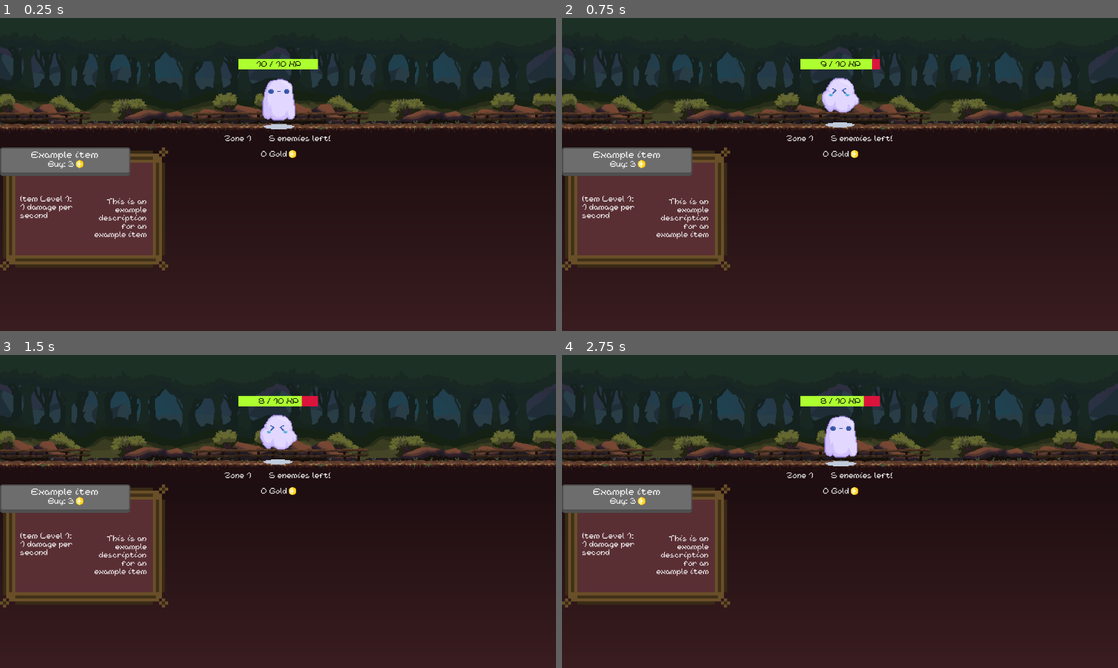
Above: before the commit, frames 1-4 (two rows, left to right).
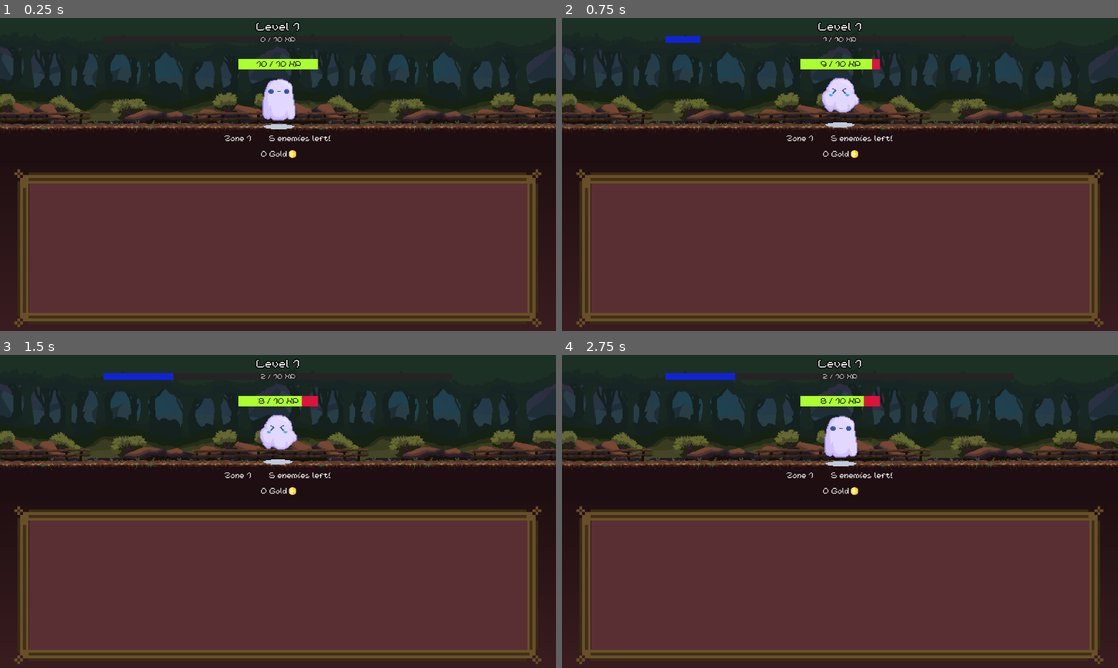
Above: after the commit, the same moments.

Repository: TTTaevas/SwordVenture
Game: Godot game, scene res://game.tscn
Same seed, same stepped clock (60 frames per second), same inputs: the game is played once before the commit and once after it.
Inputs (mouse positions are in pixels of both pictures, inside the frame that each line leads up to):
- Up to frame 1 (0.25 s): no input
- Up to frame 2 (0.75 s): tap Enter at 0.5 s; move the mouse to (840, 102) at 0.52 s; click (840, 102) at 0.67 s
- Up to frame 3 (1.5 s): tap Space at 1.25 s; move the mouse to (166, 527) at 1.27 s; click (166, 527) at 1.42 s
- Up to frame 4 (2.75 s): tap Enter at 2 s; move the mouse to (895, 442) at 2.02 s; click (895, 442) at 2.17 s

The runs differ from the first frame. In frame 1, 42% of the frame differs, in the area x 0-98%, y 1-99%; in frame 2, 42%; in frame 3, 42%; in frame 4, 42%.

Commit message:
damn we designing now

Diff:
--- a/enemy.tscn
+++ b/enemy.tscn
@@ -1,6 +1,6 @@
 [gd_scene load_steps=2 format=3 uid="uid://fsm14h585y6t"]
 
-[ext_resource type="Script" path="res://Enemy.gd" id="1_rcq4w"]
+[ext_resource type="Script" path="res://enemy.gd" id="1_rcq4w"]
 
 [node name="Enemy" type="Area2D"]
 position = Vector2(1, 1)
--- a/enemy_screen.tscn
+++ b/enemy_screen.tscn
@@ -1,8 +1,9 @@
-[gd_scene load_steps=4 format=3 uid="uid://f06seee5et7e"]
+[gd_scene load_steps=5 format=3 uid="uid://f06seee5et7e"]
 
 [ext_resource type="Script" path="res://enemy_screen.gd" id="1_4muio"]
 [ext_resource type="PackedScene" uid="uid://2lhc2v1sp8vg" path="res://background.tscn" id="2_wk1xv"]
 [ext_resource type="LabelSettings" uid="uid://cpuux455m0mhe" path="res://font.tres" id="3_giub2"]
+[ext_resource type="PackedScene" uid="uid://iwi5ikm0uld6" path="res://level.tscn" id="4_f8fu2"]
 
 [node name="Enemy_screen" type="Node2D"]
 script = ExtResource("1_4muio")
@@ -25,3 +26,9 @@
 offset_bottom = 298.0
 text = "15 enemies left!"
 label_settings = ExtResource("3_giub2")
+
+[node name="Level" parent="." instance=ExtResource("4_f8fu2")]
+offset_left = 256.0
+offset_top = 23.0
+offset_right = 256.0
+offset_bottom = 23.0
--- a/health.tscn
+++ b/health.tscn
@@ -1,8 +1,8 @@
 [gd_scene load_steps=6 format=3 uid="uid://8gy7utnbwl6v"]
 
-[ext_resource type="Script" path="res://Health.gd" id="1_7ec54"]
 [ext_resource type="Texture2D" uid="uid://chuqjfohskl7s" path="res://sprites/healthbar_empty.png" id="1_ycd3f"]
 [ext_resource type="Texture2D" uid="uid://car6splam6lsu" path="res://sprites/healthbar_full.png" id="2_qn6k8"]
+[ext_resource type="Script" path="res://health.gd" id="3_1nh6o"]
 [ext_resource type="FontFile" uid="uid://kr3d464f7640" path="res://NineteenNinetySix-lWzq.ttf" id="4_a1dqm"]
 
 [sub_resource type="LabelSettings" id="LabelSettings_tscqr"]
@@ -16,7 +16,7 @@
 value = 50.0
 texture_under = ExtResource("1_ycd3f")
 texture_progress = ExtResource("2_qn6k8")
-script = ExtResource("1_7ec54")
+script = ExtResource("3_1nh6o")
 
 [node name="Label" type="Label" parent="."]
 layout_mode = 0
--- /dev/null
+++ b/level.gd
@@ -0,0 +1,25 @@
+extends Control
+
+
+# Called when the node enters the scene tree for the first time.
+func _ready():
+	self.position.y = 0
+	$LevelLabel.position.y = 10
+	$ExperienceBar.position.y = $LevelLabel.size.y + $LevelLabel.position.y + 5
+	$ExperienceLabel.position.y = ($ExperienceBar.size.y / 4) + $ExperienceBar.position.y - 2
+
+func _process(delta):
+	global_position.x = (get_viewport_rect().size.x / 2) - (self.size.x)
+
+	$ExperienceBar.value = get_parent().experience
+	$ExperienceBar.max_value = get_parent().max_exp
+
+	$ExperienceLabel.text = "%s / %s XP" % [$ExperienceBar.value, $ExperienceBar.max_value]
+	$LevelLabel.text = "Level %s" % get_parent().level
+	$ExperienceLabel.size = $ExperienceLabel.get_theme_font("font").get_string_size($ExperienceLabel.text)
+	$LevelLabel.size = $LevelLabel.get_theme_font("font").get_string_size($LevelLabel.text)
+
+	$ExperienceBar.scale.x = max(1.2, (get_viewport_rect().size.x - $ExperienceBar.size.x) / 250)
+	$LevelLabel.position.x = (self.size.x / 2) - ($LevelLabel.size.x / 2)
+	$ExperienceBar.position.x = (self.size.x / 2) - (($ExperienceBar.size.x * $ExperienceBar.scale.x) / 2)
+	$ExperienceLabel.position.x = (self.size.x / 2) - ($ExperienceLabel.size.x / 2)
--- /dev/null
+++ b/level.tscn
@@ -0,0 +1,59 @@
+[gd_scene load_steps=7 format=3 uid="uid://iwi5ikm0uld6"]
+
+[ext_resource type="Script" path="res://level.gd" id="1_8h12d"]
+[ext_resource type="FontFile" uid="uid://kr3d464f7640" path="res://NineteenNinetySix-lWzq.ttf" id="1_d4lrc"]
+[ext_resource type="Texture2D" uid="uid://ga7tektyktsc" path="res://sprites/expbar_empty.png" id="3_7kiep"]
+[ext_resource type="Texture2D" uid="uid://cj4b26y3wcx88" path="res://sprites/expbar_full.png" id="4_hx12s"]
+
+[sub_resource type="LabelSettings" id="LabelSettings_w8lek"]
+line_spacing = 2.0
+font = ExtResource("1_d4lrc")
+font_size = 24
+shadow_size = 8
+shadow_color = Color(0, 0, 0, 1)
+shadow_offset = Vector2(0, 0)
+
+[sub_resource type="LabelSettings" id="LabelSettings_25ykc"]
+line_spacing = 2.0
+font = ExtResource("1_d4lrc")
+font_size = 14
+shadow_size = 5
+shadow_color = Color(0, 0, 0, 1)
+shadow_offset = Vector2(0, 0)
+
+[node name="Level" type="Control"]
+layout_mode = 3
+anchors_preset = 15
+anchor_right = 1.0
+anchor_bottom = 1.0
+grow_horizontal = 2
+grow_vertical = 2
+script = ExtResource("1_8h12d")
+
+[node name="LevelLabel" type="Label" parent="."]
+layout_mode = 0
+offset_left = 212.0
+offset_top = 16.0
+offset_right = 305.0
+offset_bottom = 43.0
+text = "Level 0"
+label_settings = SubResource("LabelSettings_w8lek")
+
+[node name="ExperienceBar" type="TextureProgressBar" parent="."]
+layout_mode = 0
+offset_left = 203.0
+offset_top = 58.0
+offset_right = 386.0
+offset_bottom = 73.0
+value = 50.0
+texture_under = ExtResource("3_7kiep")
+texture_progress = ExtResource("4_hx12s")
+
+[node name="ExperienceLabel" type="Label" parent="."]
+layout_mode = 0
+offset_left = 238.0
+offset_top = 60.0
+offset_right = 359.0
+offset_bottom = 77.0
+text = "50 / 100 XP"
+label_settings = SubResource("LabelSettings_25ykc")
--- a/shop.gd
+++ b/shop.gd
@@ -6,12 +6,12 @@
 
 var bought_items = []
 
-func _ready():
-	var item := shop_item.instantiate()
-	item.i_name = "Example item"
-	item.price = 3
-	item.connect("buy", buy)
-	add_child(item)
+#func _ready():
+#	var item := shop_item.instantiate()
+#	item.i_name = "Example item"
+#	item.price = 3
+#	item.connect("buy", buy)
+#	add_child(item)
 
 func _process(_delta):
 	var screen := get_viewport_rect().size
@@ -24,6 +24,17 @@
 	$Gold.position.x = (screen.x / 2) - ($Gold.size.x / 2) - (gs_width / 2)
 	$GoldSprite.position.x = $Gold.position.x + $Gold.size.x + 12
 
+	var scale = min(max(0.65, $Background.size.x / 1920), 1)
+	$WindowBorder.scale = Vector2(scale, scale)
+	$WindowBorder.size = ($Background.size / $WindowBorder.scale) - Vector2(100, 100)
+	$WindowBorder.position.x = ($Background.size.x / 2) - (($WindowBorder.size.x * $WindowBorder.scale.x) / 2)
+	$WindowBorder.position.y = 50
+
+	var i = $WindowBorder.patch_margin_left
+	$WindowBackground.size = ($WindowBorder.size - Vector2(i * 2, i * 2)) * $WindowBorder.scale
+	$WindowBackground.position = ($WindowBorder.position) + Vector2(i, i) * $WindowBorder.scale
+
+
 func buy(item, price):
 	gold_change.emit(price)
 
--- a/shop.tscn
+++ b/shop.tscn
@@ -1,8 +1,9 @@
-[gd_scene load_steps=6 format=3 uid="uid://pdloxy5lmu86"]
+[gd_scene load_steps=7 format=3 uid="uid://pdloxy5lmu86"]
 
 [ext_resource type="Script" path="res://shop.gd" id="1_1pk2p"]
 [ext_resource type="LabelSettings" uid="uid://cpuux455m0mhe" path="res://font.tres" id="2_3lewd"]
 [ext_resource type="Texture2D" uid="uid://dsurnabs8anjd" path="res://sprites/icons/coin.png" id="3_7si7v"]
+[ext_resource type="Texture2D" uid="uid://dwj7nmugh8so0" path="res://sprites/borders.png" id="4_tvx6y"]
 
 [sub_resource type="Gradient" id="Gradient_xl7xx"]
 colors = PackedColorArray(0.227451, 0.113725, 0.12549, 1, 0.117647, 0.054902, 0.0666667, 1)
@@ -34,3 +35,23 @@
 position = Vector2(320, 15)
 scale = Vector2(0.035, 0.035)
 texture = ExtResource("3_7si7v")
+
+[node name="WindowBorder" type="NinePatchRect" parent="."]
+offset_left = 96.0
+offset_top = 138.0
+offset_right = 1368.0
+offset_bottom = 787.0
+scale = Vector2(0.5, 0.5)
+texture = ExtResource("4_tvx6y")
+region_rect = Rect2(0, 0, 560.348, 410.214)
+patch_margin_left = 50
+patch_margin_top = 50
+patch_margin_right = 50
+patch_margin_bottom = 50
+
+[node name="WindowBackground" type="ColorRect" parent="."]
+offset_left = 143.0
+offset_top = 185.0
+offset_right = 481.0
+offset_bottom = 421.0
+color = Color(0.34902, 0.184314, 0.203922, 1)
--- a/shop_item.tscn
+++ b/shop_item.tscn
@@ -19,13 +19,17 @@
 offset_bottom = 258.0
 color = Color(0.34902, 0.184314, 0.203922, 1)
 
-[node name="Border" type="TextureRect" parent="."]
+[node name="Border" type="NinePatchRect" parent="."]
 layout_mode = 0
-offset_right = 387.0
-offset_bottom = 297.0
+offset_right = 1156.0
+offset_bottom = 411.0
+scale = Vector2(0.5, 0.5)
 texture = ExtResource("1_gwa5r")
-expand_mode = 1
-stretch_mode = 4
+region_rect = Rect2(0, 0, 560.348, 410.214)
+patch_margin_left = 50
+patch_margin_top = 50
+patch_margin_right = 50
+patch_margin_bottom = 50
 
 [node name="Future_Stats" type="Label" parent="."]
 layout_mode = 0
@@ -48,3 +52,10 @@
 label_settings = ExtResource("2_06b2j")
 horizontal_alignment = 2
 autowrap_mode = 3
+
+[node name="Panel" type="Panel" parent="."]
+layout_mode = 0
+offset_left = 468.0
+offset_top = 198.0
+offset_right = 508.0
+offset_bottom = 238.0
Renamed: Enemy.gd -> enemy.gd
Renamed: Health.gd -> health.gd
Binary file added: sprites/expbar_empty.png
Not shown, added: sprites/expbar_empty.png.import
Binary file added: sprites/expbar_full.png
Not shown, added: sprites/expbar_full.png.import
